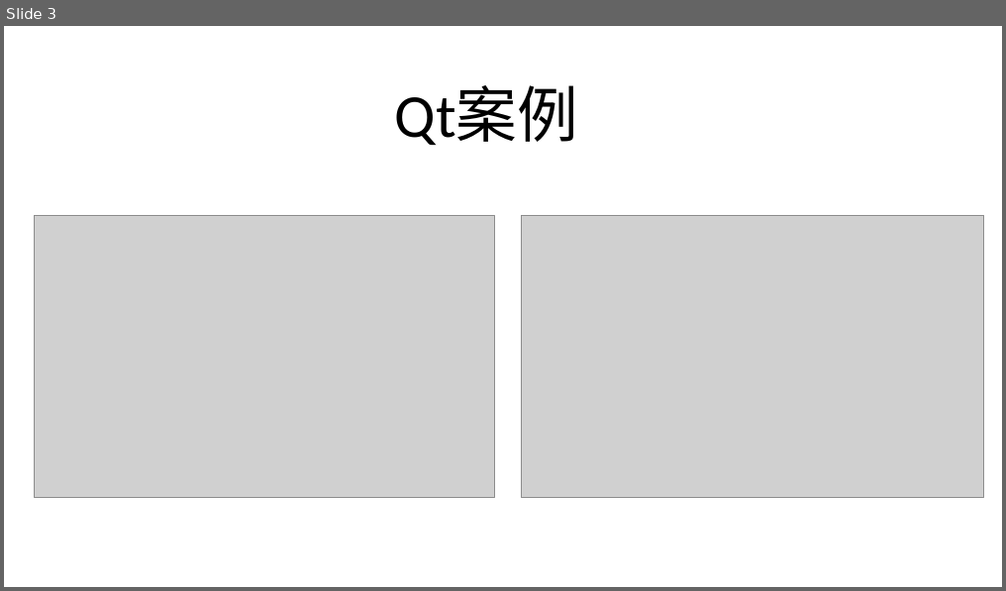
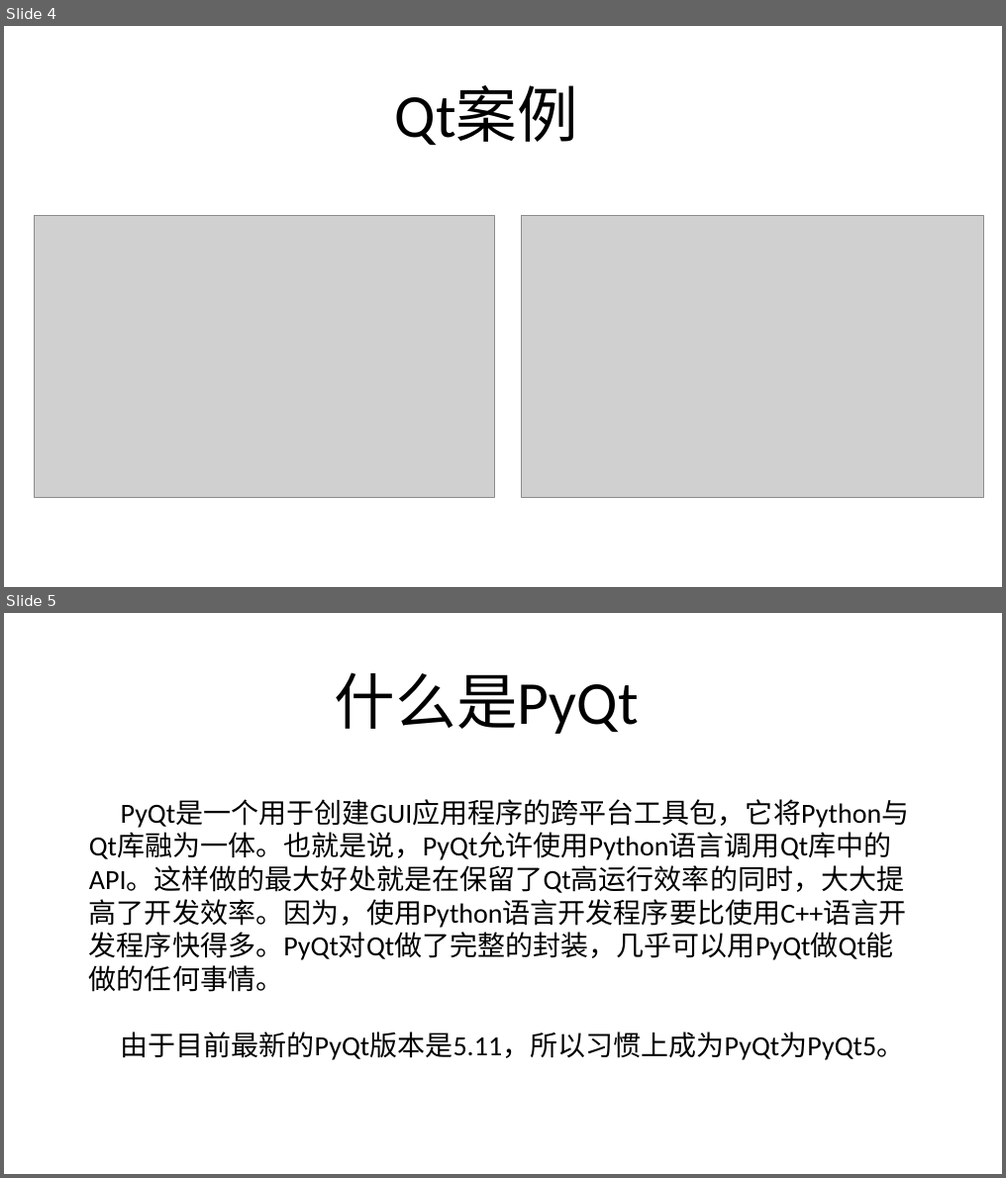
Before and after one commit to geekori/pyqt5, a slide deck: documents/01-初识PyQt5-01-PyQt5简介.pptx. Shown one above the other, each under a label of ours: slide 3 before the commit, slides 4 and 5 after it. The pictures are 1006x591 and 1006x1178 pixels, drawn with LibreOffice and Linux fonts; fonts in the diff are those of the drawing; grey boxes stand for pictures. Boxes give left, top, right and bottom in pixels: in the first picture for what was removed or moved away, otherwise in the second. Text is boxed around its words. In the diff, an @@ line names an element or a change of style, - is before the commit and + after.

```diff
--- a/documents/01-初识PyQt5-01-PyQt5简介.pptx
+++ b/documents/01-初识PyQt5-01-PyQt5简介.pptx
@@ slide 5 added at [4,613,1002,1174], background #FFFFFF @@
@@ title added at [335,672,639,734], 44 pt, text #000000 @@
+什么是PyQt
@@ text added at [89,800,910,1060], 20 pt, text #000000 @@
+PyQt是一个用于创建GUI应用程序的跨平台工具包，它将Python与Qt库融为一体。也就是说，PyQt允许使用Python语言调用Qt库中的API。这样做的最大好处就是在保留了Qt高运行效率的同时，大大提高了开发效率。因为，使用Python语言开发程序要比使用C++语言开发程序快得多。PyQt对Qt做了完整的封装，几乎可以用PyQt做Qt能做的任何事情。
+由于目前最新的PyQt版本是5.11，所以习惯上成为PyQt为PyQt5。
@@ what was slide 3 is now slide 4 @@
```
Also in this commit, not shown: 1 slide changed, 4 other slides added.
